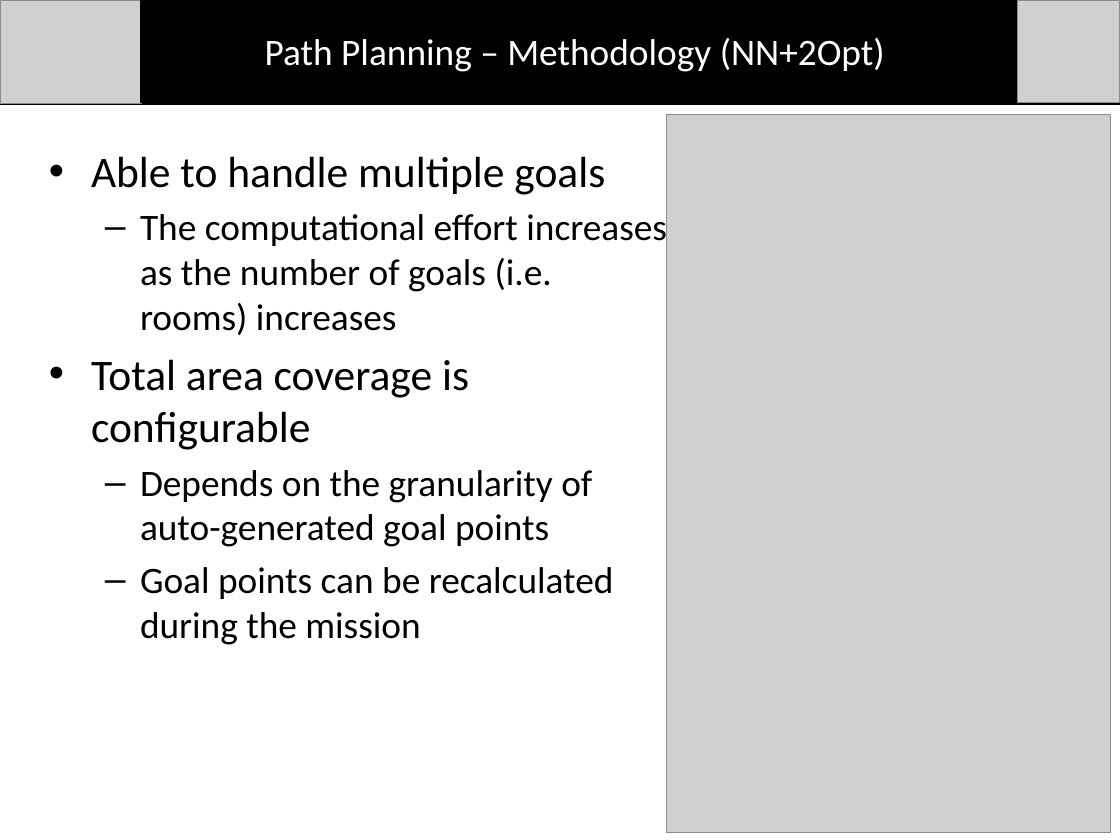
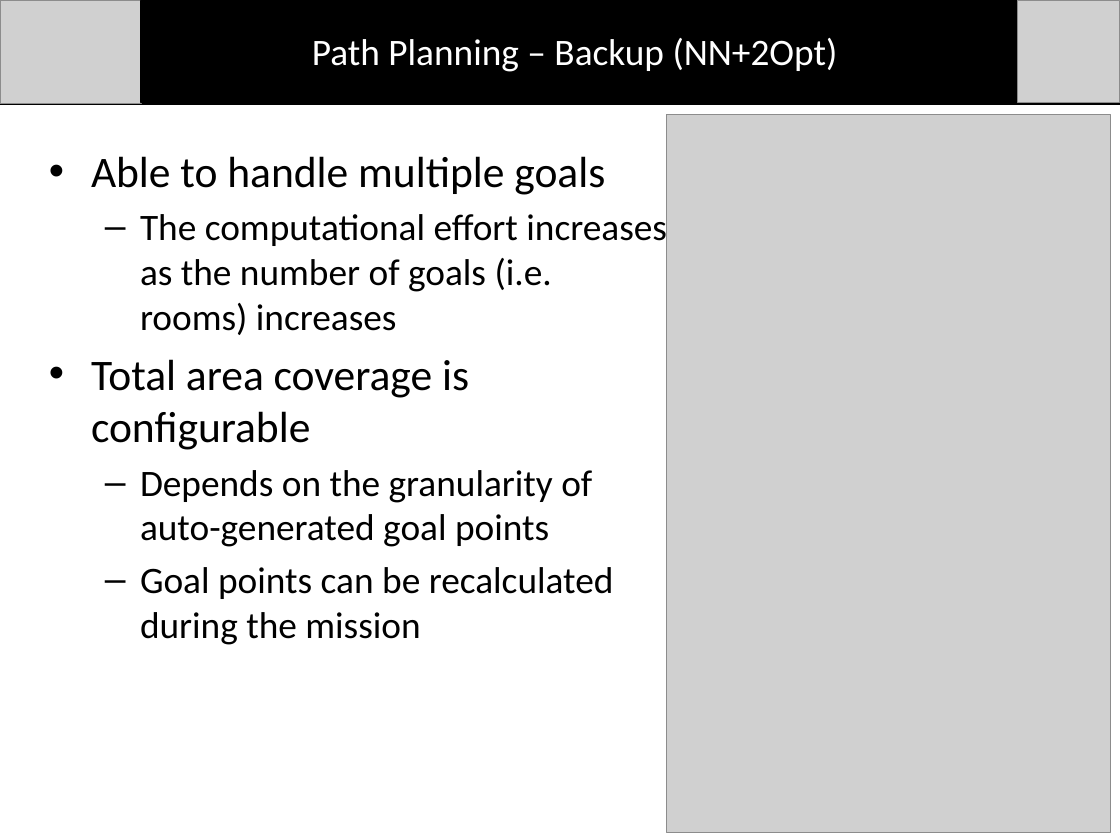
Before and after one commit to dtbinh/FlyNet, a slide deck: slide 13 of Presentations/CDR_Fall_2015/Individual_Slides/Bryce/PathPlanning.pptx (slide 8 before the commit). Drawn at 1120x840 pixels with LibreOffice and Linux fonts; fonts in the diff are those of the drawing; grey boxes stand for pictures. Boxes give left, top, right and bottom in pixels: in the first picture for what was removed or moved away, otherwise in the second. Text is boxed around its words. In the diff, an @@ line names an element or a change of style, - is before the commit and + after.

```diff
--- a/Presentations/CDR_Fall_2015/Individual_Slides/Bryce/PathPlanning.pptx
+++ b/Presentations/CDR_Fall_2015/Individual_Slides/Bryce/PathPlanning.pptx
@@ text at [312, 38, 838, 72]: text changed @@
-Path Planning – Methodology (NN+2Opt)
+Path Planning – Backup (NN+2Opt)
```
Also in this commit, not shown: 7 other slides changed.
